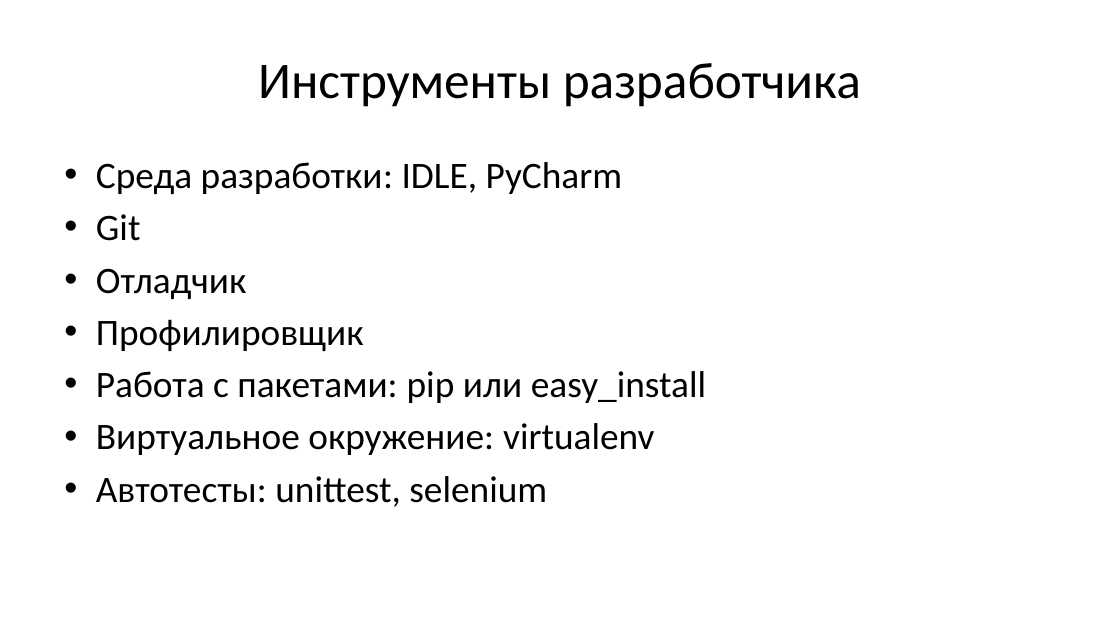
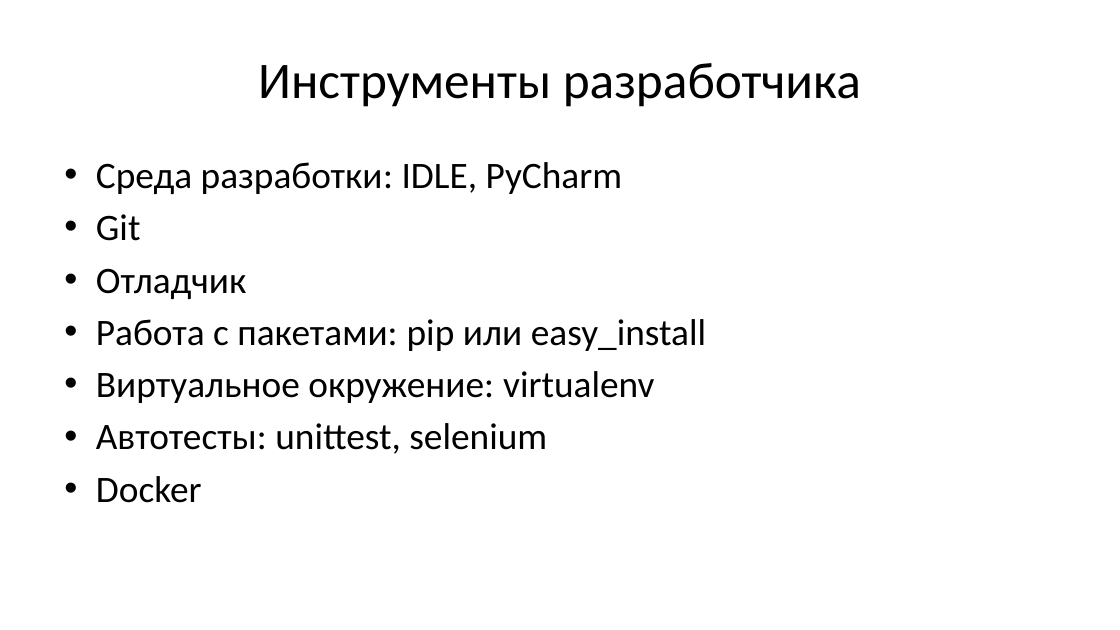
Before and after one commit to maxchv/LearnPython, a slide deck: slide 17 of webminar.pptx (slide 16 before the commit). Drawn at 1120x630 pixels with LibreOffice and Linux fonts; fonts in the diff are those of the drawing. Boxes give left, top, right and bottom in pixels: in the first picture for what was removed or moved away, otherwise in the second. Text is boxed around its words. In the diff, an @@ line names an element or a change of style, - is before the commit and + after.

```diff
--- a/webminar.pptx
+++ b/webminar.pptx
@@ text at <box>96,319,364,351</box>: paragraph removed @@
-• Профилировщик
@@ text at <box>96,476,202,503</box>: paragraph added @@
+• Docker
```
Also in this commit, not shown: 4 other slides changed, 2 slides added.
